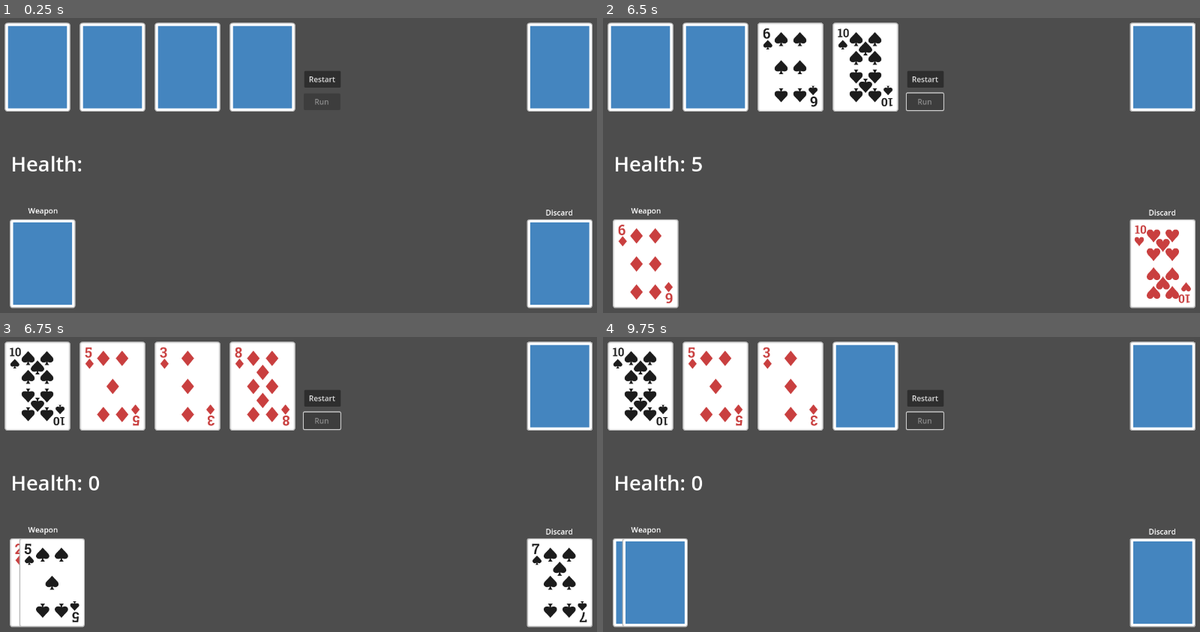
Above: before the commit, frames 1-4 (two rows, left to right).
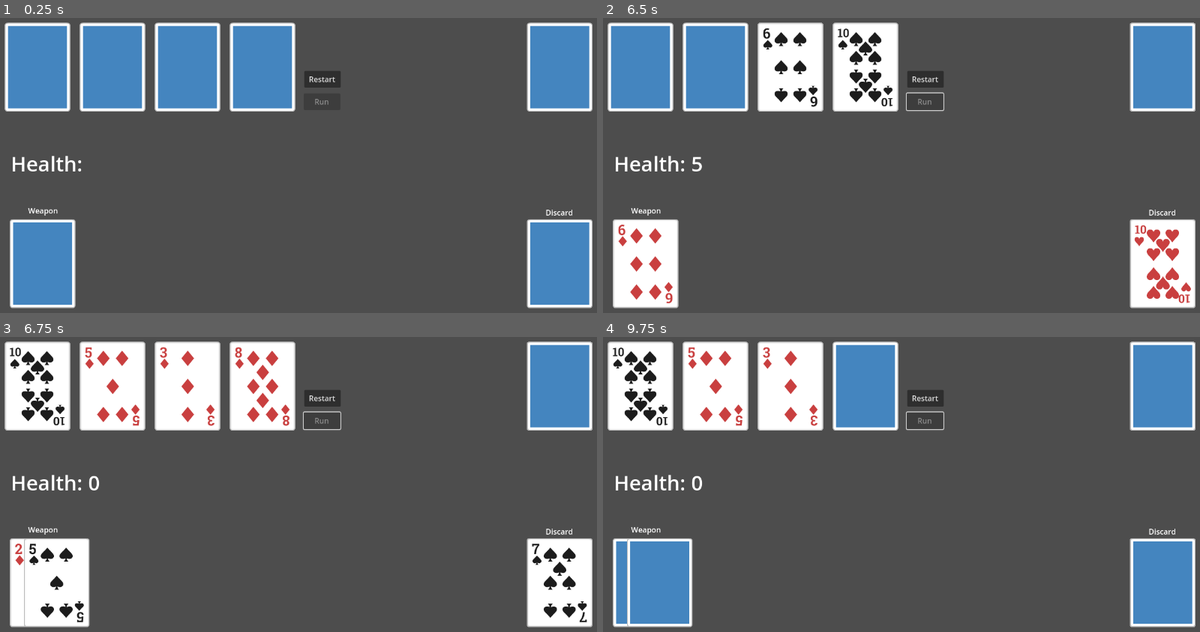
Above: after the commit, the same moments.

Repository: ftsenguen/scoundrel
Game: Godot game, scene res://game_board.tscn
Two runs of this game, one before a commit and one after it. Both use one fixed random seed, a clock stepped at 60 frames per second and the inputs below.
Inputs (mouse positions are in pixels of both pictures, inside the frame that each line leads up to):
- Up to frame 1 (0.25 s): no input
- Up to frame 2 (6.5 s): click "Restart" at 0.5 s; click "Run" at 1.25 s; click "Restart" at 2 s; click "Restart" at 2.75 s; click "Run" at 3.5 s; click "Run" at 4.25 s; tap Enter at 5 s; move the mouse to (638, 68) at 5.02 s; click (638, 68) at 5.17 s; tap Space at 5.75 s; move the mouse to (716, 68) at 5.77 s; click (716, 68) at 5.92 s
- Up to frame 3 (6.75 s): tap Enter at 6.5 s; move the mouse to (185, 387) at 6.52 s; click (185, 387) at 6.67 s
- Up to frame 4 (9.75 s): tap Space at 7.25, 8.75 s; move the mouse to (865, 387) at 7.27 s; click (865, 387) at 7.42 s; tap Enter at 8 s; move the mouse to (1164, 581) at 8.02 s; click (1164, 581) at 8.17 s; move the mouse to (644, 581) at 8.77 s; click (644, 581) at 8.92 s; move the mouse to (1164, 387) at 9.52 s; click (1164, 387) at 9.67 s

Frames 1-2 are identical in both runs. In frame 3, 1.0% of the frame differs, in the area x 3-16%, y 68-99%; in frame 4, 0.7%.

Commit message:
some clean up

Diff:
--- a/Main.gd
+++ b/Main.gd
@@ -1,12 +1,13 @@
 extends Node2D
 
+# global variables
 var card:PackedScene = preload("res://cards/Card.tscn")
-@onready var playerInfo:Node2D = self.get_node("PlayerInfo")
+var CARDS_JSON : Dictionary = JSON.parse_string(FileAccess.open("cards.json", FileAccess.READ).get_as_text())
+var DAMAGE_DECODER : Dictionary = CARDS_JSON.values
+
+# signals
 signal reset_player
 signal change_player_life(amount: int, type: String)
-
-var CARDS_JSON : Dictionary = JSON.parse_string(FileAccess.open("cards.json", FileAccess.READ).get_as_text())
-var DAMAGE_DECODER : Dictionary = CARDS_JSON.values
 
 var board_state : Dictionary = {
 	"deck": [],
@@ -19,6 +20,9 @@
 	"state": "idle",
 	"potion_used": false,
 }
+
+func on_death() -> void:
+	game_state.state = "game_over"
 
 func _on_restart_button_pressed() -> void:
 	reset_game()
@@ -61,7 +65,6 @@
 
 	var damage : int = DAMAGE_DECODER[clicked_card.value]
 	var weapon_strength : int
-	var smallest_enemy_slain : int
 	var differential : int
 
 	if board_state.weapon.size() == 0:
@@ -89,11 +92,11 @@
 	sort_weapon()
 
 func sort_weapon() -> void:
-	var counter = 0
+	var counter : int = 0
 	while counter < board_state.weapon.size():
-		var current_card = board_state.weapon[counter]
+		var current_card : Card = board_state.weapon[counter]
 		current_card.position = self.get_node("PlayerInfo/Weapon").get_global_position()
-		current_card.position.x += counter*20
+		current_card.position.x += counter*30
 		current_card.z_index = counter + 1
 		counter += 1
 
@@ -109,13 +112,12 @@
 	if board_state.dungeon.size() == 1:
 		populate_dungeon()
 
-
 func initialize_board_state() -> void:
-	var all_cards = CARDS_JSON.cards
+	var all_cards : Array = CARDS_JSON.cards
 	all_cards.shuffle()
 	for c in all_cards:
-		var card_info = c.split(",")
-		var new_card = instantiate_new_card(card_info[0], card_info[1])
+		var card_info : Array = c.split(",")
+		var new_card : Card = instantiate_new_card(card_info[0], card_info[1])
 		self.add_child(new_card)
 		new_card.position = self.get_node("Deck").get_global_position()
 		board_state.deck.append(new_card)
@@ -133,7 +135,7 @@
 	board_state.discard = []
 
 func flip_card(active_card):
-	var sprite = active_card.get_node("Sprite2D")
+	var sprite : Sprite2D = active_card.get_node("Sprite2D")
 	if sprite:
 		sprite.texture = load(
 			"res://assets/card{suite}{number}.png".format(
@@ -141,7 +143,7 @@
 
 func populate_dungeon() -> void:
 	while board_state.dungeon.size() < 4:
-		var moving_card = board_state.deck.pop_front()
+		var moving_card : Card = board_state.deck.pop_front()
 		board_state.dungeon.append(moving_card)
 		flip_card(moving_card)
 	for index in range(0,board_state.dungeon.size()):
@@ -163,3 +165,6 @@
 		board_state.deck.append(c)
 		board_state.dungeon.erase(c)
 	populate_dungeon()
+
+func _on_player_info_player_dead() -> void:
+	on_death()
--- a/card.gd
+++ b/card.gd
@@ -4,13 +4,6 @@
 @export var value: String
 @export var location: String
 signal got_clicked(clicked_card : Node2D)
-
-func report_self() -> Dictionary:
-	return{
-		"value": self.value,
-		"suite": self.suite,
-		"location": self.location
-	}
 
 func _ready() -> void:
 	# make it so that the dungeon placeholders are not clickable
--- a/cards/card_area_2d.gd
+++ b/cards/card_area_2d.gd
@@ -1,8 +1,5 @@
 extends Area2D
 
-
-
-func _input_event(_viewport, event, _shape_idx):
+func _input_event(_viewport, event, _shape_idx) -> void:
 	if event is InputEventMouseButton and event.pressed and event.button_index == MOUSE_BUTTON_LEFT:
-		# Perform actions here
 		self.get_parent().on_click_handler()
--- a/game_board.tscn
+++ b/game_board.tscn
@@ -88,3 +88,4 @@
 [connection signal="reset_player" from="." to="PlayerInfo" method="_on_main_reset_player"]
 [connection signal="pressed" from="RunButton" to="." method="_on_run_button_pressed"]
 [connection signal="pressed" from="RestartButton" to="." method="_on_restart_button_pressed"]
+[connection signal="player_dead" from="PlayerInfo" to="." method="_on_player_info_player_dead"]
--- a/player_info.gd
+++ b/player_info.gd
@@ -1,8 +1,9 @@
 class_name PlayerInfo extends Node2D
 
 @export var life_total: int = 20
+signal player_dead
 
-func updateHealthTotal(new_life_total):
+func updateHealthTotal(new_life_total: int) -> void:
 	self.life_total = new_life_total
 	self.get_node("LifeTotalLabel").text = "Health: {lifeTotal}".format({"lifeTotal": life_total})
 
@@ -20,5 +21,7 @@
 
 	if type == "lose":
 		life_total = life_total - amount
-		if life_total < 0: life_total = 0
+		if life_total < 0:
+			life_total = 0
+			player_dead.emit()
 		updateHealthTotal(life_total)
